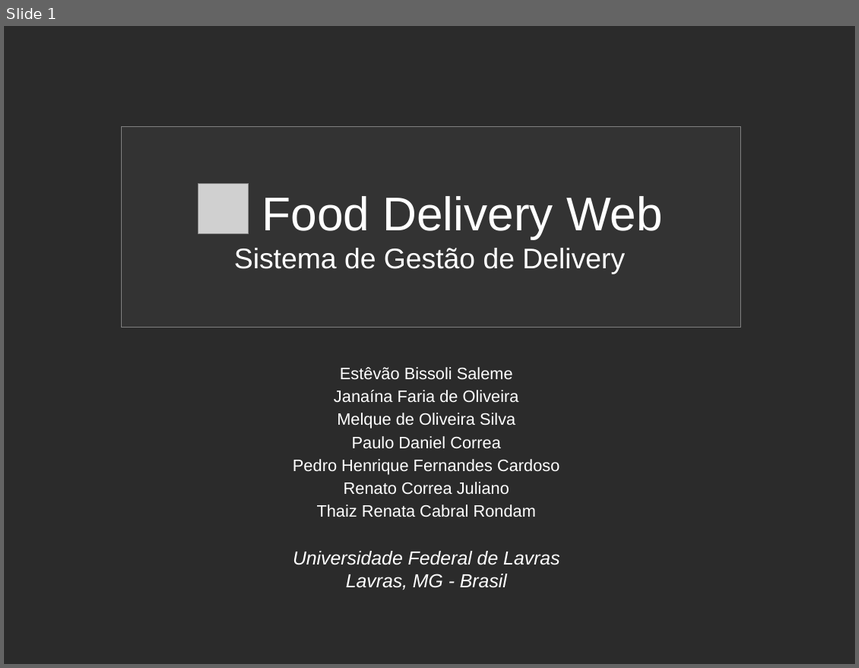
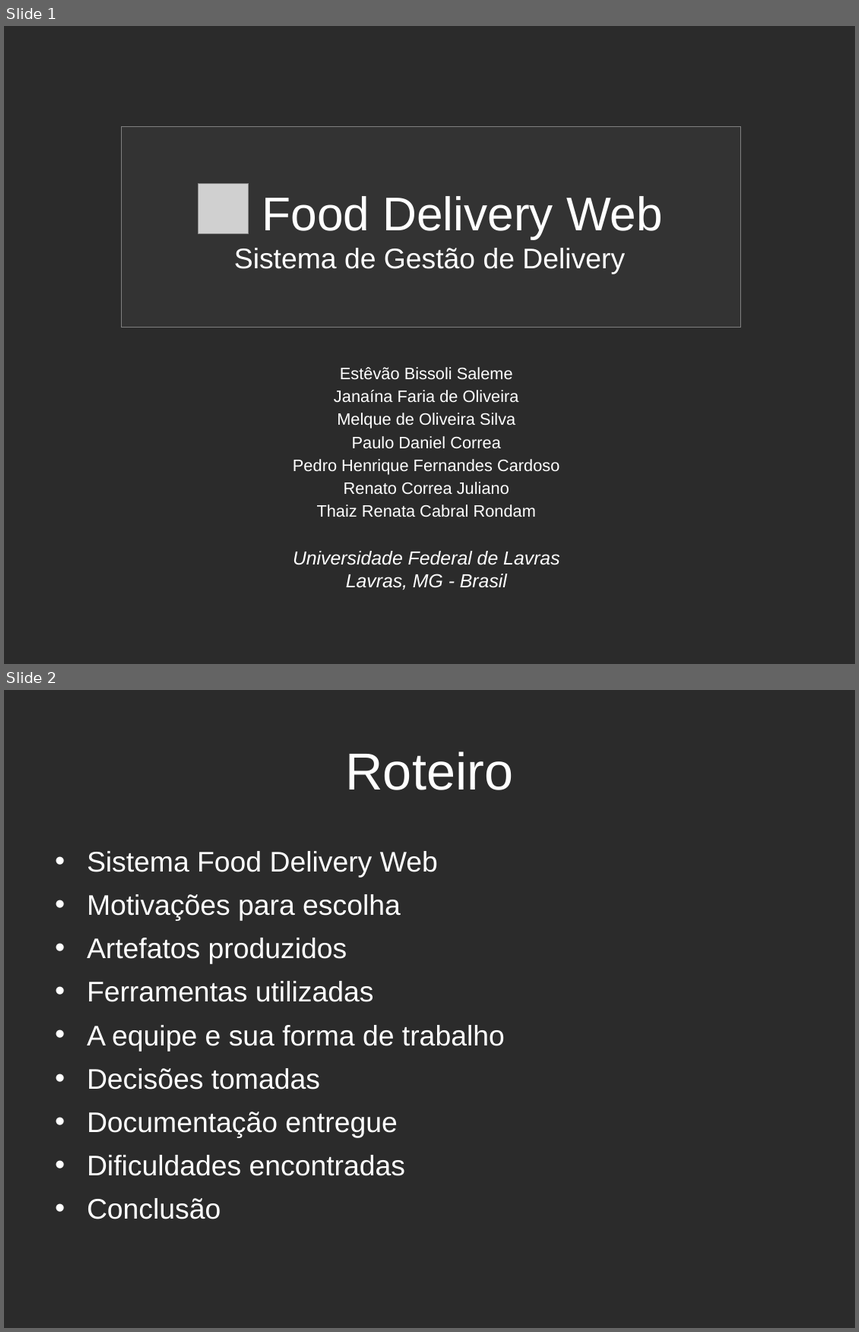
Before and after one commit to estevaosaleme/fooddeliveryweb, a slide deck: Documentacao/Outros Documentos/Apresentação FoodDeliveryWeb.odp. Shown one above the other, each under a label of ours: slide 1 before the commit, slides 1 and 2 after it. The pictures are 859x668 and 859x1332 pixels, drawn with LibreOffice and Linux fonts; fonts in the diff are those of the drawing; grey boxes stand for pictures; background and template pictures are left out; a plain dark background stands for a picture behind light text. Boxes give left, top, right and bottom in pixels: in the first picture for what was removed or moved away, otherwise in the second. Text is boxed around its words. In the diff, an @@ line names an element or a change of style, - is before the commit and + after.

```diff
--- a/Documentacao/Outros Documentos/Apresentação FoodDeliveryWeb.odp
+++ b/Documentacao/Outros Documentos/Apresentação FoodDeliveryWeb.odp
@@ slide 2 added at (4,690,855,1328), background picture (left out) @@
@@ title added at (346,752,513,790), 44 pt, text #FFFFFF @@
+Roteiro
@@ text added at (87,851,505,1220), 24 pt, text #FFFFFF @@
+• Sistema Food Delivery Web
+• Motivações para escolha
+• Artefatos produzidos
+• Ferramentas utilizadas
+• A equipe e sua forma de trabalho
+• Decisões tomadas
+• Documentação entregue
+• Dificuldades encontradas
+• Conclusão
```
Also in this commit, not shown: 9 other slides added, 2 slides removed, 1 other file.
